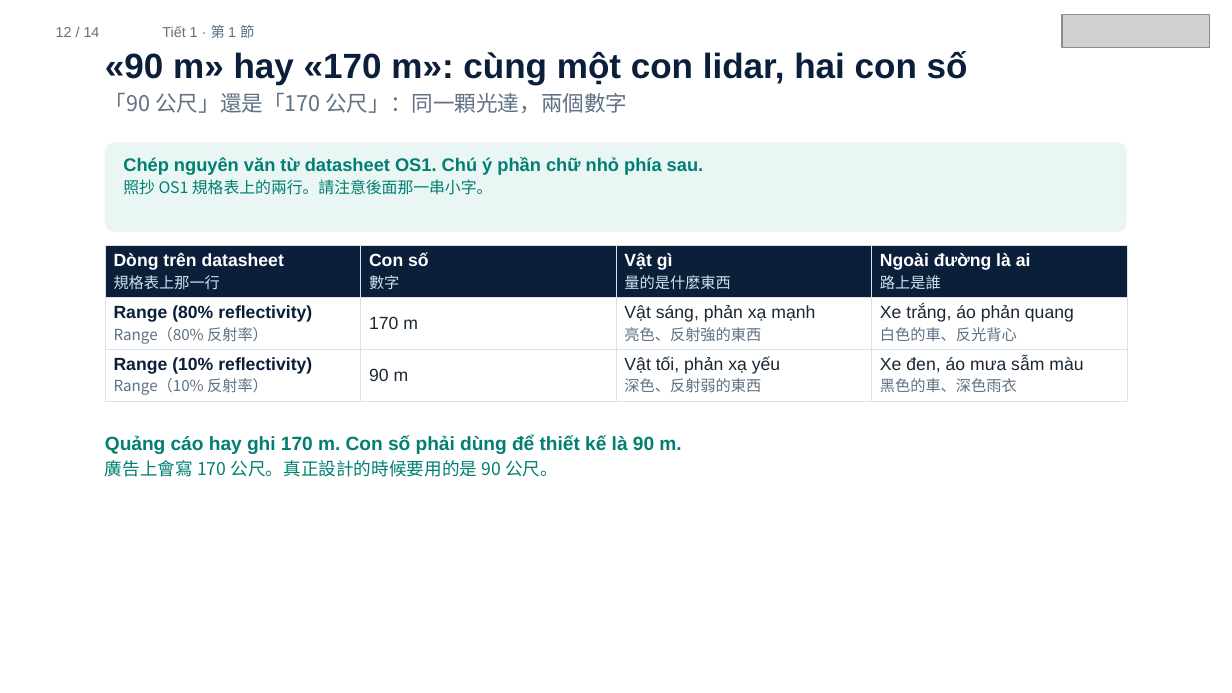
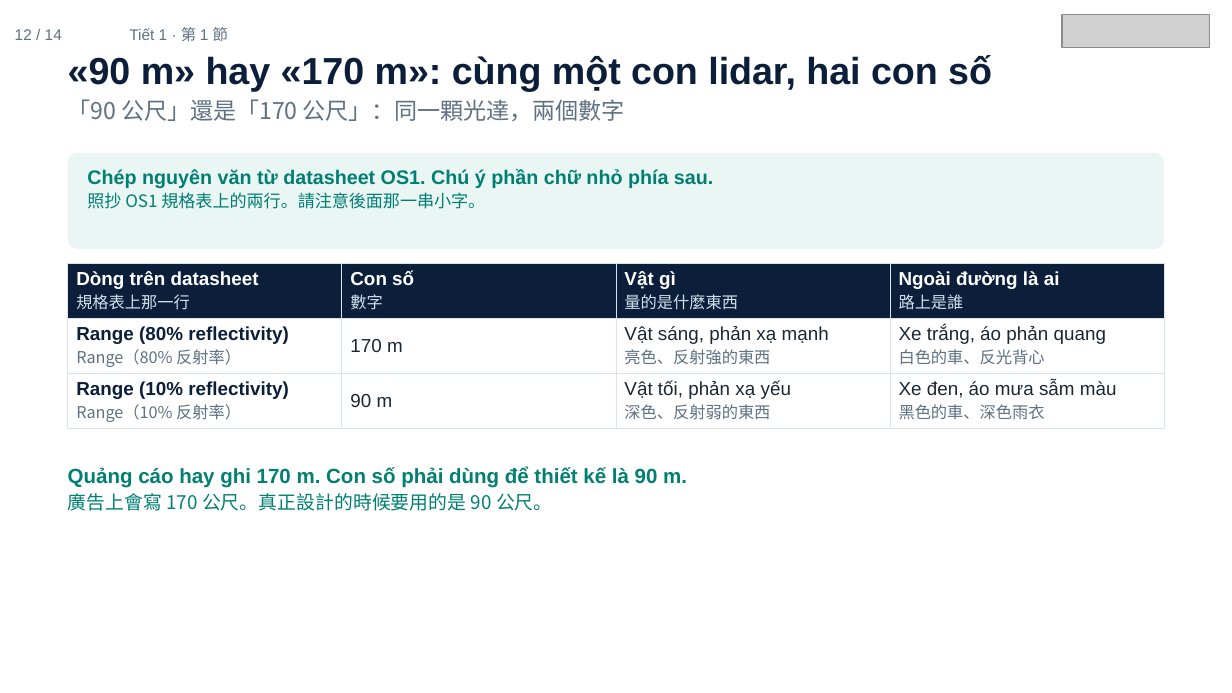
Before and after one commit to ch-neural/MITUST-Principles-of-Self-Driving-Cars, a slide deck: slide 12 of 第五週(10-08)/第五週_第1節_簡報.pptx. Drawn at 1232x693 pixels with LibreOffice and Linux fonts; fonts in the diff are those of the drawing; grey boxes stand for pictures. Boxes give left, top, right and bottom in pixels: in the first picture for what was removed or moved away, otherwise in the second. Text is boxed around its words. In the diff, an @@ line names an element or a change of style, - is before the commit and + after.

```diff
--- a/第五週(10-08)/第五週_第1節_簡報.pptx
+++ b/第五週(10-08)/第五週_第1節_簡報.pptx
@@ text "12 / 14" at (15,29,62,40): size 8.4 to 9 pt @@
@@ text "12 / 14": place and size @@
-text "12 / 14" at (56,27,100,37)
+text "12 / 14" at (15,29,62,40)
@@ text "Tiết 1 · 第 1 ...": place and size @@
-text "Tiết 1 · 第 1 ..." at (162,25,254,38)
+text "Tiết 1 · 第 1 ..." at (129,27,228,41)
@@ text "Tiết 1 · 第 1 ..." at (129,27,228,41): size 8.4 to 9 pt @@
@@ text "«90 m» hay «170 m»: ...": place and size @@
-text "«90 m» hay «170 m»: ..." at (105,51,968,113)
+text "«90 m» hay «170 m»: ..." at (68,55,992,121)
@@ text "«90 m» hay «170 m»: ..." at (68,55,992,121): size 20.5 to 22 pt in "«90 m» hay «170 m»: cùng một ..."; size 12.6 to 13.5 pt in "「90 公尺」還是「170 公尺」：同一顆光達，兩個數字" @@
@@ rounded rectangle: place and size @@
-rounded rectangle at (105,143,1127,233)
+rounded rectangle at (68,153,1164,249)
@@ text "Chép nguyên văn từ datasheet ...": place and size @@
-text "Chép nguyên văn từ datasheet ..." at (123,157,704,195)
+text "Chép nguyên văn từ datasheet ..." at (87,169,713,209)
@@ text "Chép nguyên văn từ datasheet ..." at (87,169,713,209): size 10.7 to 11.5 pt in "Chép nguyên văn từ datasheet OS1. Chú ..."; size 9.3 to 10 pt in "照抄 OS1 規格表上的兩行。請注意後面那一串小字。" @@
@@ table at (68,264,1167,426) @@
@@ size 10.3 to 11 pt in "Dòng trên datasheet", "Con số", "Vật gì", "Ngoài đường là ai" and 8 more places @@
@@ size 8.9 to 9.5 pt in "規格表上那一行", "數字", "量的是什麼東西", "路上是誰" and 6 more places @@
@@ table: place and size @@
-table at (105,245,1125,399)
+table at (68,264,1167,426)
@@ text "Quảng cáo hay ghi 170 ...": place and size @@
-text "Quảng cáo hay ghi 170 ..." at (105,435,681,477)
+text "Quảng cáo hay ghi 170 ..." at (68,467,687,511)
@@ text "Quảng cáo hay ghi 170 ..." at (68,467,687,511): size 11.2 to 12 pt in "Quảng cáo hay ghi 170 m. Con ..."; size 10.3 to 11 pt in "廣告上會寫 170 公尺。真正設計的時候要用的是 90 公尺。" @@
```
Also in this commit, not shown: 13 other slides changed, 3 other files.
